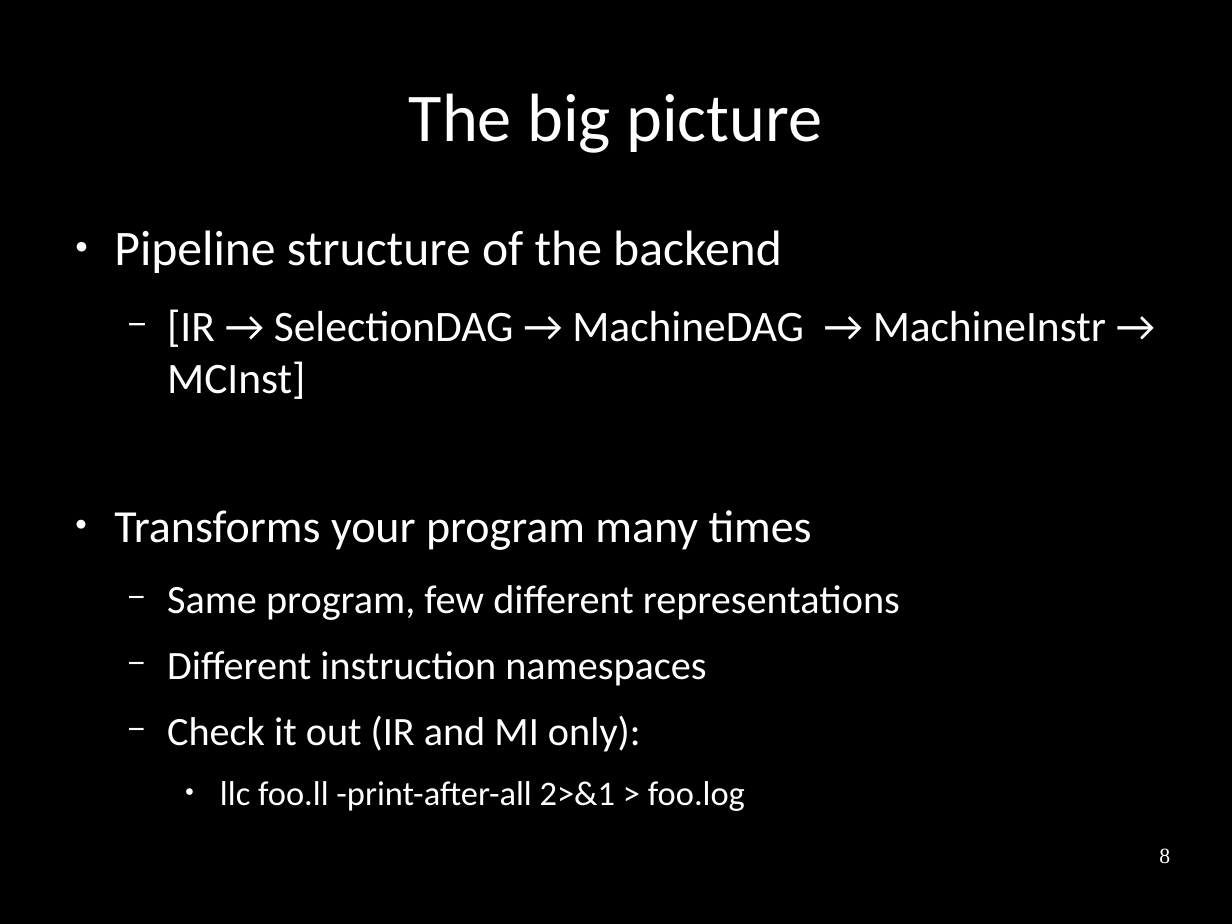
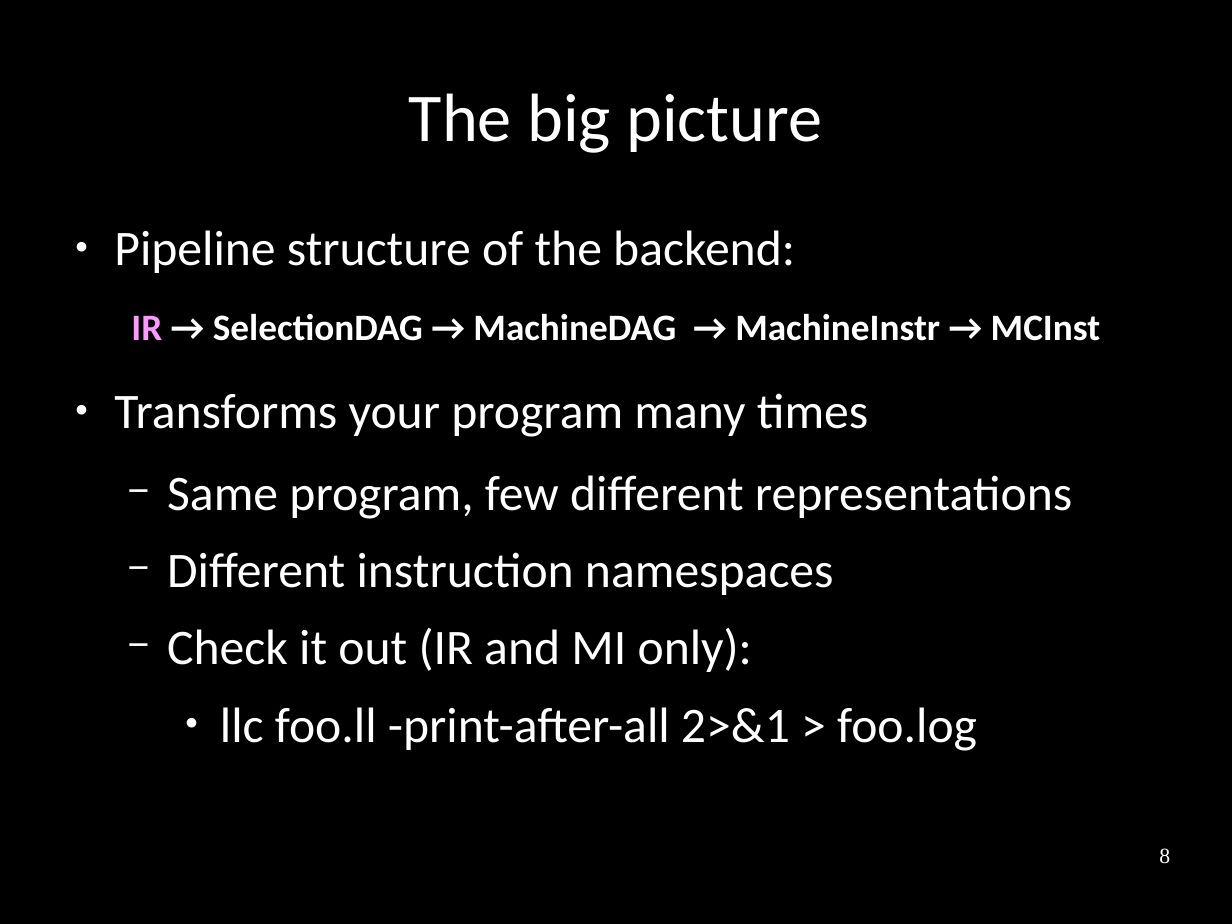
Before and after one commit to frasercrmck/llvm-leg, a slide deck: slide 8 of docs/Codeplay/Slides.odp. Drawn at 1232x924 pixels with LibreOffice and Linux fonts; fonts in the diff are those of the drawing. Boxes give left, top, right and bottom in pixels: in the first picture for what was removed or moved away, otherwise in the second. Text is boxed around its words. In the diff, an @@ line names an element or a change of style, - is before the commit and + after.

Commit message:
Added compilation pipeline status to slides.

```diff
--- a/docs/Codeplay/Slides.odp
+++ b/docs/Codeplay/Slides.odp
@@ text "Pipeline structure of the backend:": place and size @@
-text "Pipeline structure of the backend:" at (114, 510, 900, 811)
+text "Pipeline structure of the backend:" at (114, 230, 1072, 751)
@@ text at (114, 230, 795, 273): paragraph added @@
+● Pipeline structure of the backend:
@@ text at (131, 314, 1101, 341): text changed; size 28 to 24 pt; bold on @@
-● Pipeline structure of the backend
-  − [IR → SelectionDAG → MachineDAG → MachineInstr → MCInst]
+IR → SelectionDAG → MachineDAG → MachineInstr → MCInst
@@ text at (114, 393, 1072, 751): size 29.6 to 32 pt in "Transforms your program many times"; size 25.9 to 32 pt in "Same program, few different representations", "Different instruction namespaces", "Check it out (IR and MI only):"; size 22.2 to 32 pt in "llc foo.ll -print-after-all 2>&1 > foo.log" @@
```
Also in this commit, not shown: 5 other slides changed.
